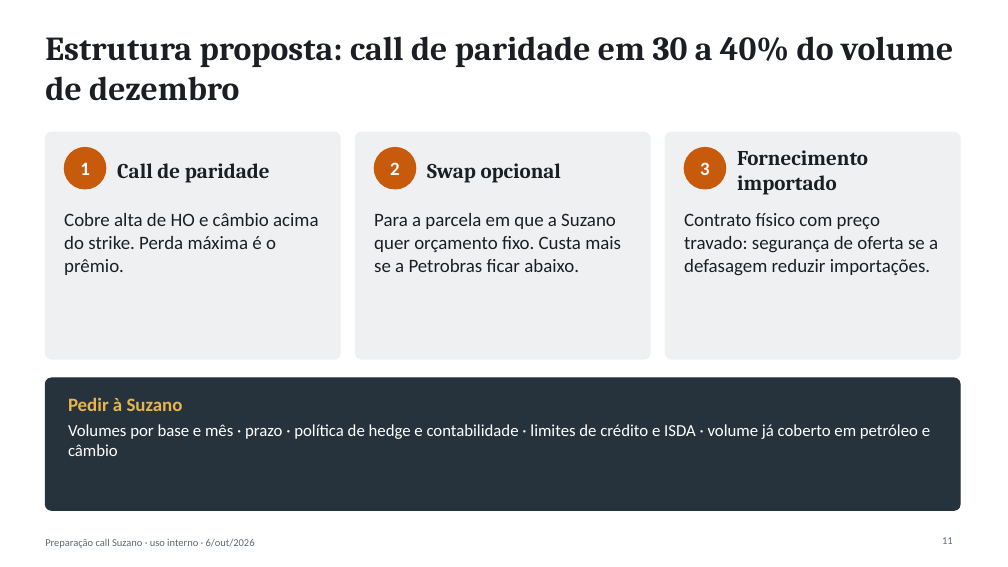
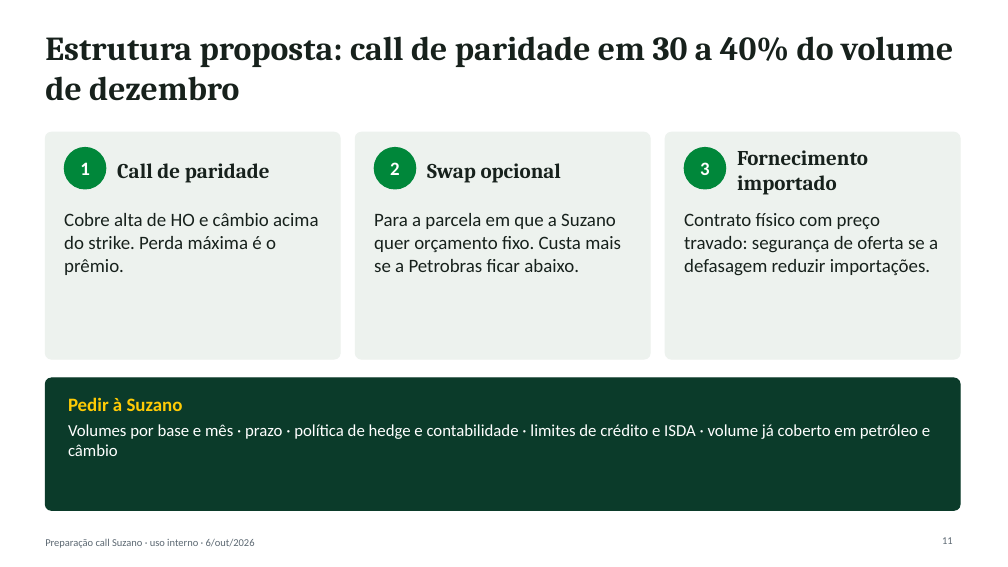
Before and after one commit to alexandrebuiat/primeiro-pr-demo, a slide deck: slide 11 of Diesel_Cenarios_Hedge_Suzano_2026-10-06.pptx. Drawn at 1008x567 pixels with LibreOffice and Linux fonts; fonts in the diff are those of the drawing. Boxes give left, top, right and bottom in pixels: in the first picture for what was removed or moved away, otherwise in the second. Text is boxed around its words. In the diff, an @@ line names an element or a change of style, - is before the commit and + after.

```diff
--- a/Diesel_Cenarios_Hedge_Suzano_2026-10-06.pptx
+++ b/Diesel_Cenarios_Hedge_Suzano_2026-10-06.pptx
@@ fill #EEF0F1 to #EDF2EE; outline #EEF0F1 1 pt to #EDF2EE 1 pt in 3 elements at (45, 132, 340, 359), (355, 132, 650, 359), (665, 132, 960, 359) @@
@@ fill #C75A0B to #00873A; outline #C75A0B 1 pt to #00873A 1 pt in 3 elements at (64, 147, 106, 189), (374, 147, 416, 189), (684, 147, 726, 189) @@
@@ rounded rectangle at (45, 378, 960, 510): fill #26333D to #0B3B2A; outline #26333D 1 pt to #0B3B2A 1 pt @@
@@ text at (68, 397, 183, 411): text colour #E9B44C to #FFCB05 in "Pedir à Suzano" @@
```
Also in this commit, not shown: 12 other slides changed, 1 other file.
